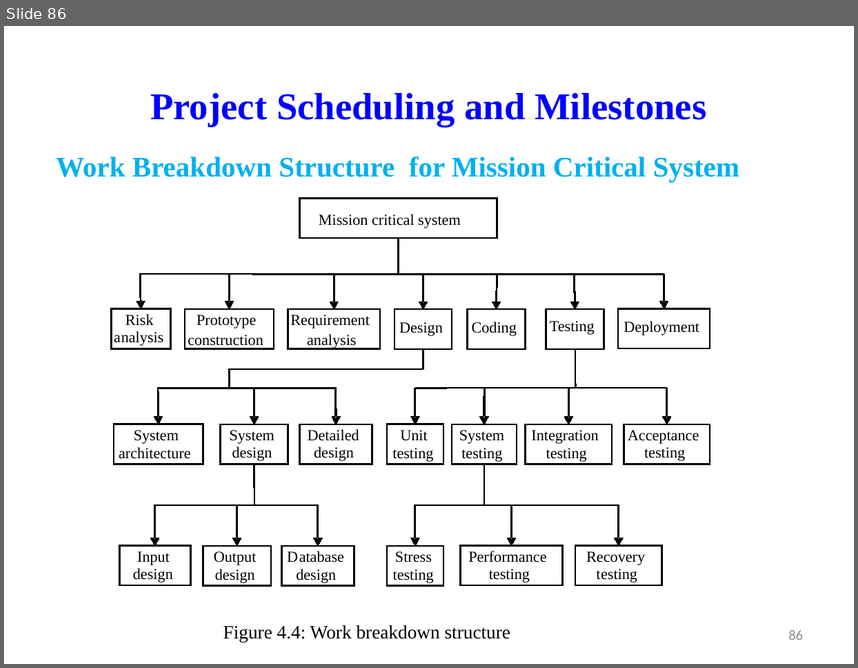
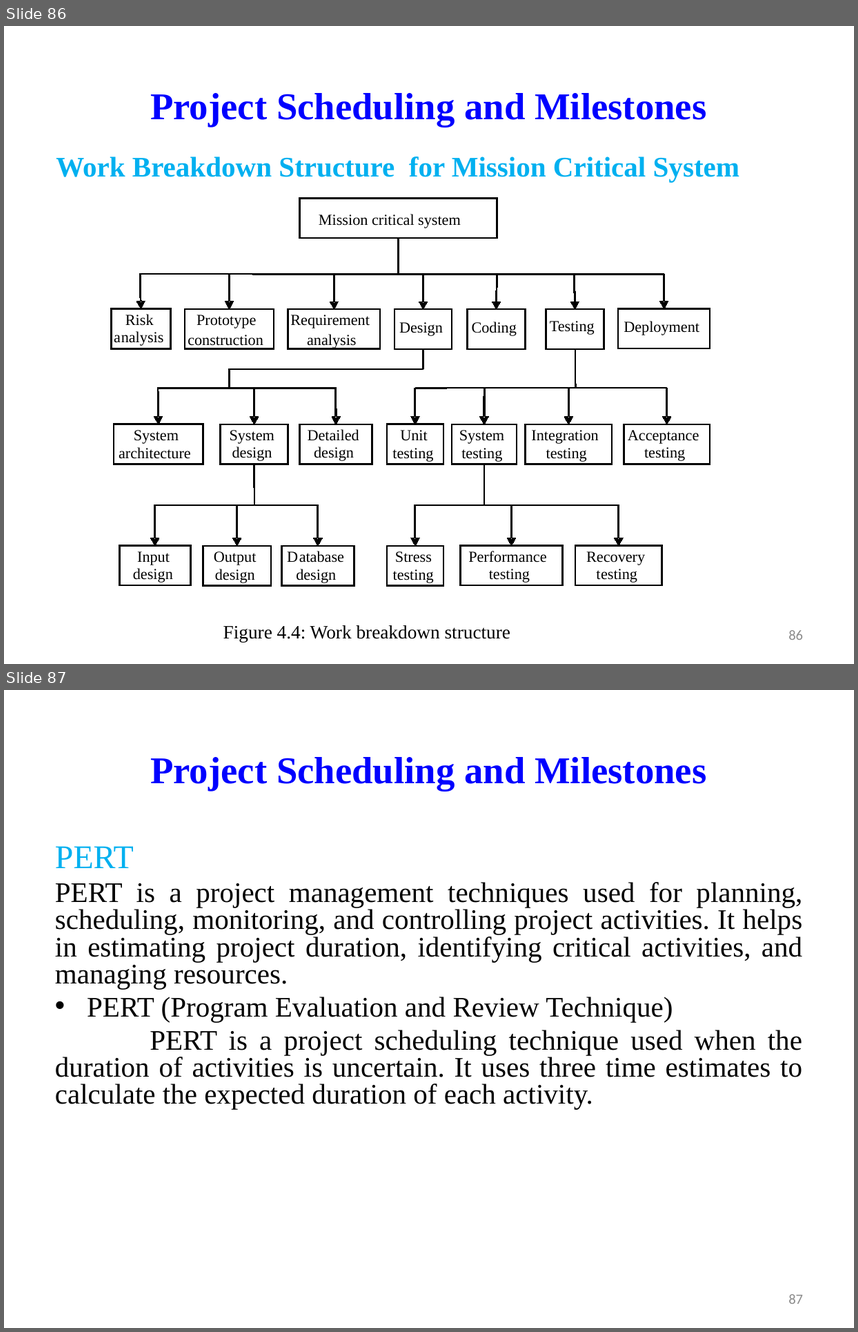
Before and after one commit to rohitbhure65/MTECH, a slide deck: MTECH NOTES AND PPT/Information System Design/L5- Project Planning and Estimation.pptx. Shown one above the other, each under a label of ours: slide 86 before the commit, slides 86 and 87 after it. The pictures are 858x668 and 858x1332 pixels, drawn with LibreOffice and Linux fonts; fonts in the diff are those of the drawing. Boxes give left, top, right and bottom in pixels: in the first picture for what was removed or moved away, otherwise in the second. Text is boxed around its words. In the diff, an @@ line names an element or a change of style, - is before the commit and + after.

```diff
--- a/MTECH NOTES AND PPT/Information System Design/L5- Project Planning and Estimation.pptx
+++ b/MTECH NOTES AND PPT/Information System Design/L5- Project Planning and Estimation.pptx
@@ slide 87 added at bbox=[4, 690, 854, 1328], background #FFFFFF @@
@@ title added at bbox=[150, 757, 706, 791], 32 pt, text #0000FF, bold @@
+Project Scheduling and Milestones
@@ text added at bbox=[55, 846, 803, 1109], 24 pt, text #000000 @@
+PERT
+PERT is a project management techniques used for planning, scheduling, monitoring, and controlling project activities. It helps in estimating project duration, identifying critical activities, and managing resources.
+• PERT (Program Evaluation and Review Technique)
+PERT is a project scheduling technique used when the duration of activities is uncertain. It uses three time estimates to calculate the expected duration of each activity.
@@ page number added at bbox=[789, 1294, 803, 1303], 12 pt, text #8C8C8C @@
+87
```
Also in this commit, not shown: 6 slides changed, 2 other slides added, 5 other files.
